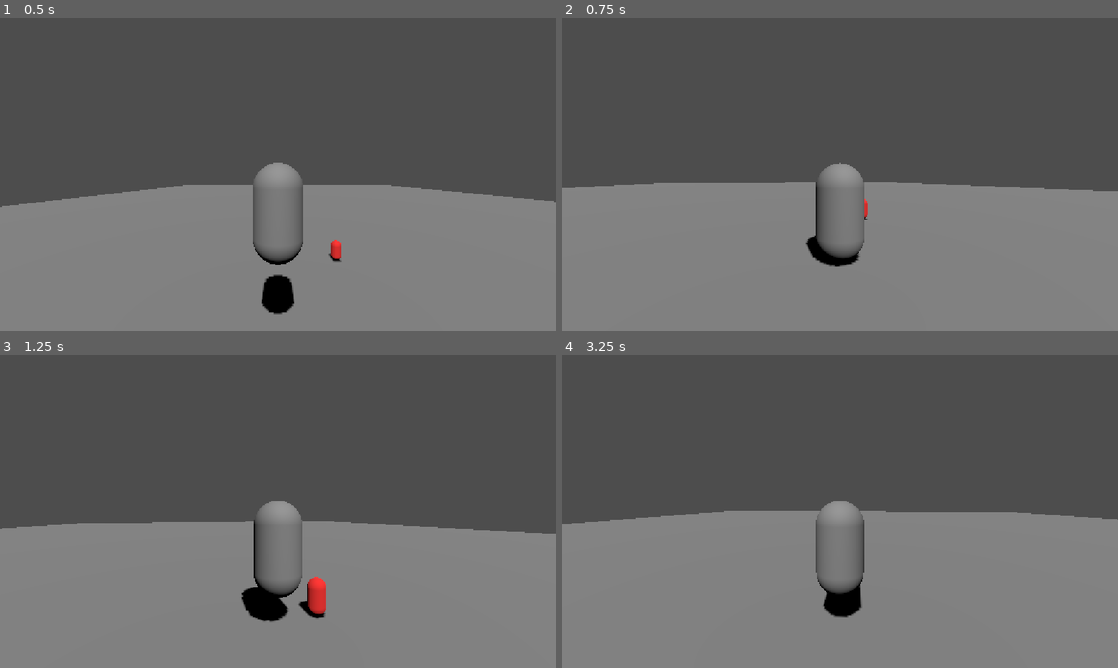
Above: before the commit, frames 1-4 (two rows, left to right).
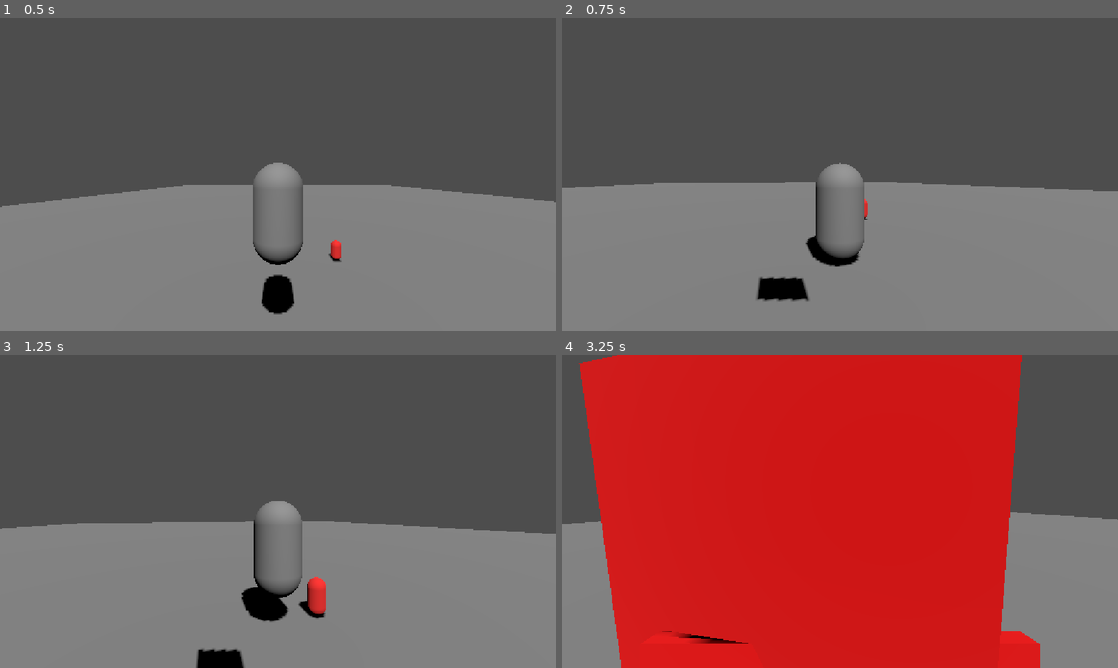
Above: after the commit, the same moments.

Repository: DropletU/CGAP
Game: Godot game, scene res://Scenes/main.tscn
The game is run twice, just before and just after one commit, with the same random seed, the same clock (stepped at 60 frames per second) and the same inputs.
Inputs (mouse positions are in pixels of both pictures, inside the frame that each line leads up to):
- Up to frame 1 (0.5 s): no input
- Up to frame 2 (0.75 s): tap Enter (ui_accept) at 0.5 s; move the mouse to (867, 174) at 0.52 s; hold W (forward) from 0.53 s (still down); hold ` (test_key) from 0.53 s (still down); click (867, 174) at 0.67 s
- Up to frame 3 (1.25 s): keep holding W (forward); keep holding ` (test_key); tap Space (jump) at 0.77 s
- Up to frame 4 (3.25 s): keep holding W (forward); move the mouse to (812, 511) at 1.27 s; release ` (test_key) at 1.28 s; tap Shift (sprint) at 1.35 s; tap Space (jump) at 1.52, 3.02 s; tap ` (test_key) at 1.55, 3.05 s; move the mouse to (851, 505) at 2.02 s; hold ` (test_key) 2.03-2.78 s; move the mouse to (834, 517) at 2.77 s; tap Tab (toggle_mouse_capture) at 2.85 s; click (834, 517) at 2.92 s

Frame 1 is identical in both runs. In frame 2, 0.6% of the frame differs, in the area x 34-45%, y 82-91%; in frame 3, 0.5%; in frame 4, 74%, in the area x 3-86%, y 0-100%.

Commit message:
Player: Temporarily implement the placeholder attack using a test key

Diff:
--- a/Scripts/player.gd
+++ b/Scripts/player.gd
@@ -13,6 +13,15 @@
 
 
 func _unhandled_input(event: InputEvent) -> void:
+	if event.is_action_pressed("test_key"):
+		# Input that can be used to test anything before implementing it
+		# into the state machine
+		var test_attack: PackedScene = load("res://Scenes/placeholders/placeholder_area_attack_3d.tscn")
+		var instance = test_attack.instantiate()
+		instance.rotation = camera.global_rotation
+		instance.position = camera.global_position
+		get_tree().current_scene.add_child(instance)
+		return
 	state_machine.unhandled_input(event)
 
 
